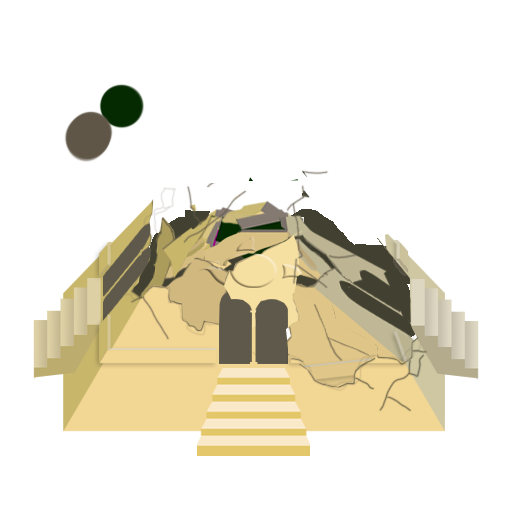
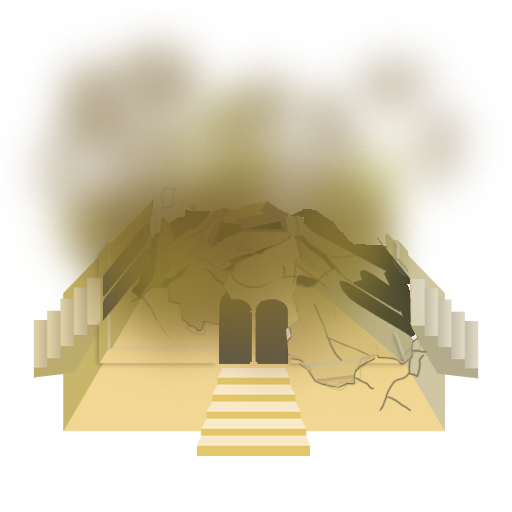
Layered file, before and after one edit (512 × 512). Changes by layer:
painted on "PurpleEmerald" over [left=0, top=5, right=507, bottom=405]
painted on "Layer 23 copy" over [left=64, top=83, right=308, bottom=203]
painted on "Layer 7" over [left=189, top=190, right=311, bottom=214]
